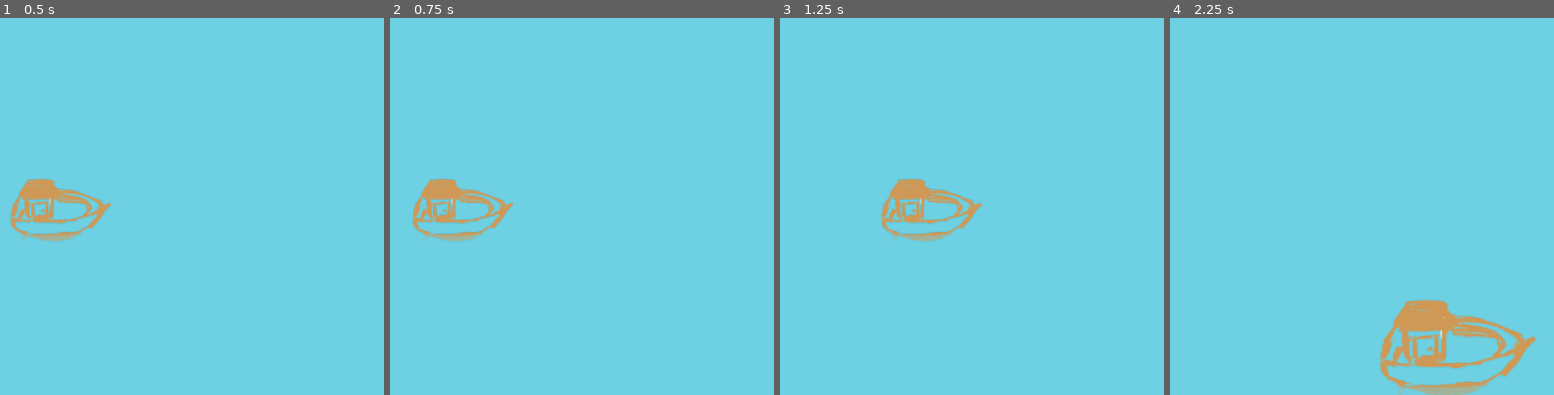
Above: before the commit, frames 1-4 (left to right).
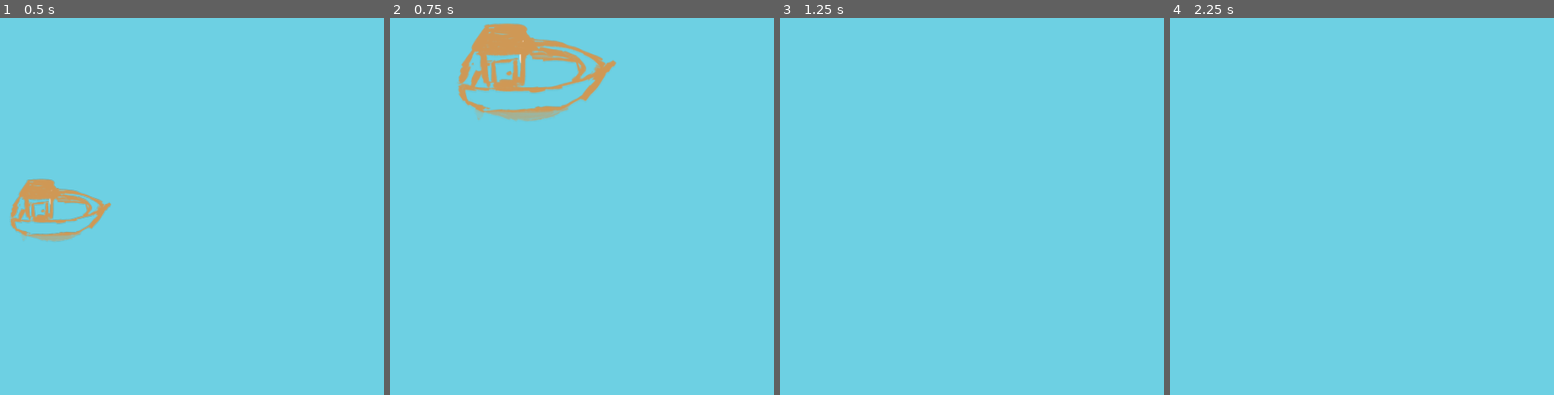
Above: after the commit, the same moments.

Repository: Unigiri-Studio/KelvinGameJam
Game: Godot game, scene res://scene/main.tscn
The game is run twice, just before and just after one commit, with the same random seed, the same clock (stepped at 60 frames per second) and the same inputs.
Inputs (mouse positions are in pixels of both pictures, inside the frame that each line leads up to):
- Up to frame 1 (0.5 s): no input
- Up to frame 2 (0.75 s): tap Enter at 0.5 s; move the mouse to (585, 187) at 0.52 s; press the mouse at (585, 187) at 0.53 s; hold D (sailRight) from 0.53 s (still down)
- Up to frame 3 (1.25 s): keep holding D (sailRight); tap Space (modeChange) at 0.8 s
- Up to frame 4 (2.25 s): move the mouse to (outside the picture) at 1.27 s; release D (sailRight) at 1.28 s; release the mouse at (outside the picture) at 1.28 s; hold S (sailBackwards) 1.28-2.03 s; tap Space (modeChange) at 1.35 s; click (outside the picture) at 1.55 s; move the mouse to (1285, 123) at 2.02 s; press the mouse at (1285, 123) at 2.03 s; hold D (sailRight) from 2.03 s (still down)

Frame 1 is identical in both runs. In frame 2, 6.3% of the frame differs, in the area x 5-60%, y 1-60%; in frame 3, 1.9%; in frame 4, 4.2%.

Commit message:
added accuracy to lure

Diff:
--- a/kelvin's-katch/scene/main.tscn
+++ b/kelvin's-katch/scene/main.tscn
@@ -1,6 +1,6 @@
 [gd_scene load_steps=3 format=3 uid="uid://b7ym30s3dqf1i"]
 
-[ext_resource type="PackedScene" uid="uid://civ6o0pdiqoww" path="res://scene/player.tscn" id="1_amkwu"]
+[ext_resource type="PackedScene" uid="uid://civ6o0pdiqoww" path="res://scene/player/player.tscn" id="1_amkwu"]
 
 [sub_resource type="Environment" id="Environment_mkmn8"]
 background_mode = 1
--- /dev/null
+++ b/kelvin's-katch/scene/player/fishingLure.tscn
@@ -0,0 +1,19 @@
+[gd_scene load_steps=4 format=3 uid="uid://bx1y1r6tmvlqx"]
+
+[ext_resource type="Script" path="res://script/player/fishing_lure.gd" id="1_qegqy"]
+
+[sub_resource type="SphereShape3D" id="SphereShape3D_6r5pw"]
+radius = 0.161655
+
+[sub_resource type="SphereMesh" id="SphereMesh_el7me"]
+radius = 0.125
+height = 0.25
+
+[node name="fishingLure" type="CharacterBody3D"]
+script = ExtResource("1_qegqy")
+
+[node name="CollisionShape3D" type="CollisionShape3D" parent="."]
+shape = SubResource("SphereShape3D_6r5pw")
+
+[node name="MeshInstance3D" type="MeshInstance3D" parent="."]
+mesh = SubResource("SphereMesh_el7me")
--- a/kelvin's-katch/scene/player.tscn
+++ b/kelvin's-katch/scene/player/player.tscn
@@ -1,7 +1,8 @@
-[gd_scene load_steps=14 format=3 uid="uid://civ6o0pdiqoww"]
+[gd_scene load_steps=15 format=3 uid="uid://civ6o0pdiqoww"]
 
-[ext_resource type="Script" path="res://script/player.gd" id="1_tpxmx"]
+[ext_resource type="Script" path="res://script/player/player.gd" id="1_tpxmx"]
 [ext_resource type="Texture2D" uid="uid://ctjdmpt7oee44" path="res://asset/sprite/draft/draftEmptyBoat.png" id="2_58rry"]
+[ext_resource type="PackedScene" uid="uid://bx1y1r6tmvlqx" path="res://scene/player/fishingLure.tscn" id="3_iht85"]
 
 [sub_resource type="SphereShape3D" id="SphereShape3D_10w5p"]
 radius = 0.707046
@@ -105,7 +106,10 @@
 "speed": 5.0
 }]
 
-[sub_resource type="PlaceholderTexture2D" id="PlaceholderTexture2D_kbjay"]
+[sub_resource type="CylinderMesh" id="CylinderMesh_d7t3l"]
+top_radius = 5.0
+bottom_radius = 5.0
+height = 0.5
 
 [node name="player" type="CharacterBody3D"]
 script = ExtResource("1_tpxmx")
@@ -120,10 +124,16 @@
 sprite_frames = SubResource("SpriteFrames_y5is7")
 animation = &"idleE"
 
-[node name="lure" type="Node3D" parent="."]
+[node name="fishingRing" type="Node3D" parent="."]
+unique_name_in_owner = true
+transform = Transform3D(1, 0, 0, 0, -4.37114e-08, 1, 0, -1, -4.37114e-08, 0, 0, 0)
+visible = false
+
+[node name="accuracyRing" type="MeshInstance3D" parent="fishingRing"]
+unique_name_in_owner = true
+transform = Transform3D(1, 0, 0, 0, -4.37114e-08, 1, 0, -1, -4.37114e-08, 0, 0, 0.25)
+mesh = SubResource("CylinderMesh_d7t3l")
+
+[node name="fishingLure" parent="." instance=ExtResource("3_iht85")]
 unique_name_in_owner = true
 visible = false
-
-[node name="Sprite3D" type="Sprite3D" parent="lure"]
-pixel_size = 5.4841
-texture = SubResource("PlaceholderTexture2D_kbjay")
--- /dev/null
+++ b/kelvin's-katch/script/player/fishing_lure.gd
@@ -0,0 +1,9 @@
+extends CharacterBody3D
+
+
+const SPEED = 5.0
+const JUMP_VELOCITY = 4.5
+
+
+func _physics_process(delta):
+	pass
--- a/kelvin's-katch/script/player.gd
+++ b/kelvin's-katch/script/player/player.gd
@@ -13,10 +13,12 @@
 #fishing variables
 var fishPlane:Plane #used for fishing and for fish logic
 @export var camera : Camera3D
-#lure location variables
-var lureTween: Tween = null
+
+#lure accuracy variables
+var ringTween: Tween = null
 var minScale : Vector3 = Vector3(0.1,0.1,0.1)
 var shrinkDuration = 5
+@onready var lure = %fishingLure
 
 func _ready():
 	fishPlane = Plane(Vector3.UP, Vector3.ZERO)
@@ -67,16 +69,15 @@
 				camera.project_ray_normal(get_viewport().get_mouse_position()))
 
 			#update lure location
-			%lure.global_position = worldPosition
+			%fishingRing.global_position = worldPosition
 
 			if Input.is_action_just_pressed("castRod"):
 				changeState(STATE.CASTING)
 
 		STATE.CASTING:
 			if !Input.is_action_pressed("castRod"): #while focusing lure location
-				if lureTween:
-					lureTween.stop()
-				#TODO Cast inside raduis circle logic here
+				if ringTween:
+					ringTween.stop()
 				changeState(STATE.WAITING)
 
 		STATE.WAITING:
@@ -89,20 +90,25 @@
 	state = newState
 	match state:
 		STATE.IDLE:
-			%lure.visible = false
+			%fishingRing.visible = false
 			print("Idle")
 		STATE.SAILING:
-			%lure.visible = false
+			%fishingRing.visible = false
 			print("Sailing")
 		STATE.AIMING:
-			%lure.scale = Vector3i(1,1,1)
-			%lure.visible = true
+			%accuracyRing.scale = Vector3i(1,1,1)
+			%fishingRing.visible = true
+			lure.visible = false
 			print("Aiming")
 		STATE.CASTING:
-			lureTween = get_tree().create_tween()
-			lureTween.tween_property(%lure, "scale", minScale, 1)
+			ringTween = get_tree().create_tween()
+			ringTween.tween_property(%accuracyRing, "scale", minScale, shrinkDuration)
 			print("Casting")
 		STATE.WAITING:
+			var randomLurePos : Vector3 = getRandomPosInsideMesh(%accuracyRing)
+			lure.global_position = randomLurePos
+			lure.visible = true
+			%fishingRing.visible = false
 			print("Waiting")
 
 func clampVector3(vec3: Vector3) -> Vector3:
@@ -134,3 +140,21 @@
 		play_animation("idleNW")
 	elif(vec3 == Vector3(1,0,1)):
 		play_animation("idleSE")
+
+func getRandomPosInsideMesh(mesh : MeshInstance3D) -> Vector3:
+	#using cartisean coodinates will get random point inside cylindarMesh
+	var aabb = mesh.get_aabb() # get bounding box of mesh
+
+	var curScale = mesh.scale.x #the scale can vary, but uniform so 1point is only needed
+	var radius = aabb.size.x / 2 * curScale
+	#var height = aabb.size.y * curScale
+
+	#polar to cartisan coordinates convertion
+	var angle = randf() * PI * 2 #random angle 0-2PI
+	var distance = sqrt(randf()) * radius #random distance within radius
+
+	var cartX = cos(angle) * distance
+	var cartY = 0#randf_range(0,height)
+	var cartZ = sin(angle) * distance
+
+	return mesh.global_position + Vector3(cartX,cartY,cartZ)
